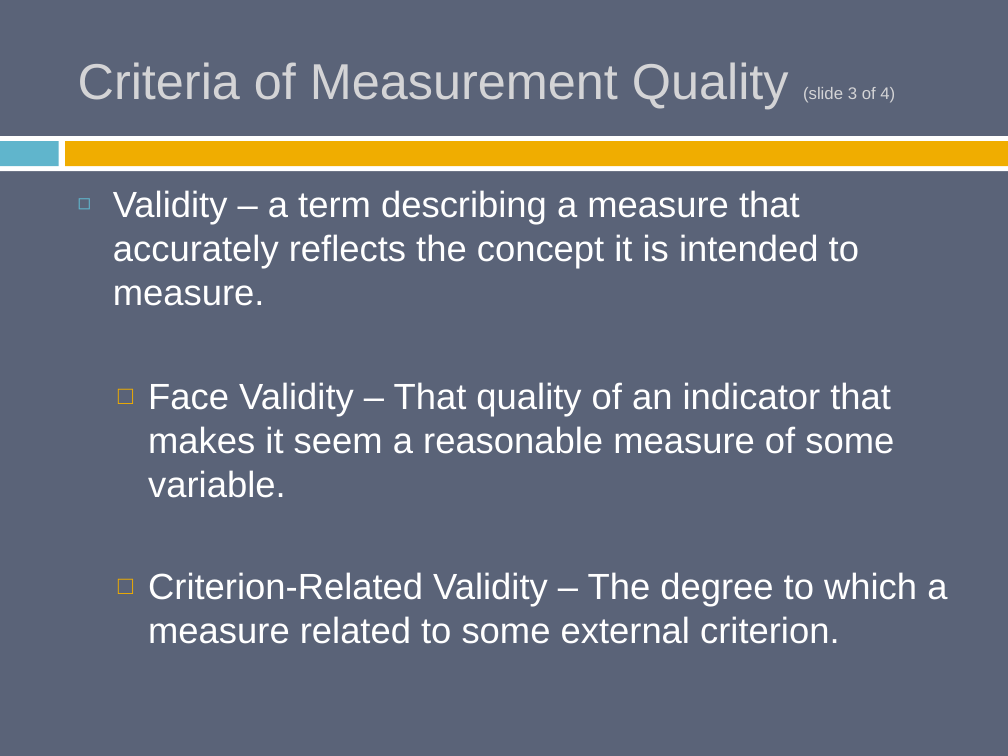
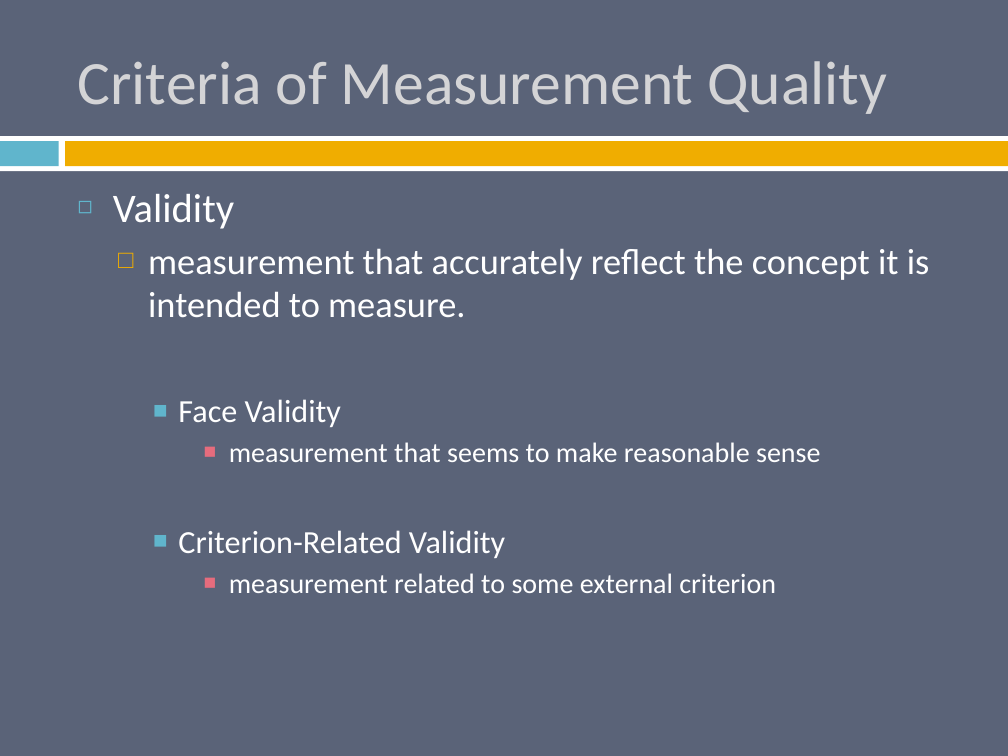
Before and after one commit to burrelvannjr/methods_csuf, a slide deck: slide 31 of ppts/Chapter 5 Slides.pptx (slide 24 before the commit). Drawn at 1008x756 pixels with LibreOffice and Linux fonts; fonts in the diff are those of the drawing. Boxes give left, top, right and bottom in pixels: in the first picture for what was removed or moved away, otherwise in the second. Text is boxed around its words. In the diff, an @@ line names an element or a change of style, - is before the commit and + after.

```diff
--- a/ppts/Chapter 5 Slides.pptx
+++ b/ppts/Chapter 5 Slides.pptx
@@ title at [78, 61, 887, 114]: text changed; size 36 to 44 pt; font Arial to Calibri @@
-Criteria of Measurement Quality (slide 3 of 4)
+Criteria of Measurement Quality
@@ text at [113, 194, 930, 593]: text changed; size 26 to 20 pt; font Arial to Calibri @@
-◻ Validity – a term describing a measure that accurately reflects the concept it is intended to measure.
-  □ Face Validity – That quality of an indicator that makes it seem a reasonable measure of some variable.
-  □ Criterion-Related Validity – The degree to which a measure related to some external criterion.
+◻ Validity
+  □ measurement that accurately reflect the concept it is intended to measure.
+    ■ Face Validity
+      ■ measurement that seems to make reasonable sense
+    ■ Criterion-Related Validity
+      ■ measurement related to some external criterion
```
Also in this commit, not shown: 26 other slides changed, 18 slides added, 2 slides removed, 67 other files.
